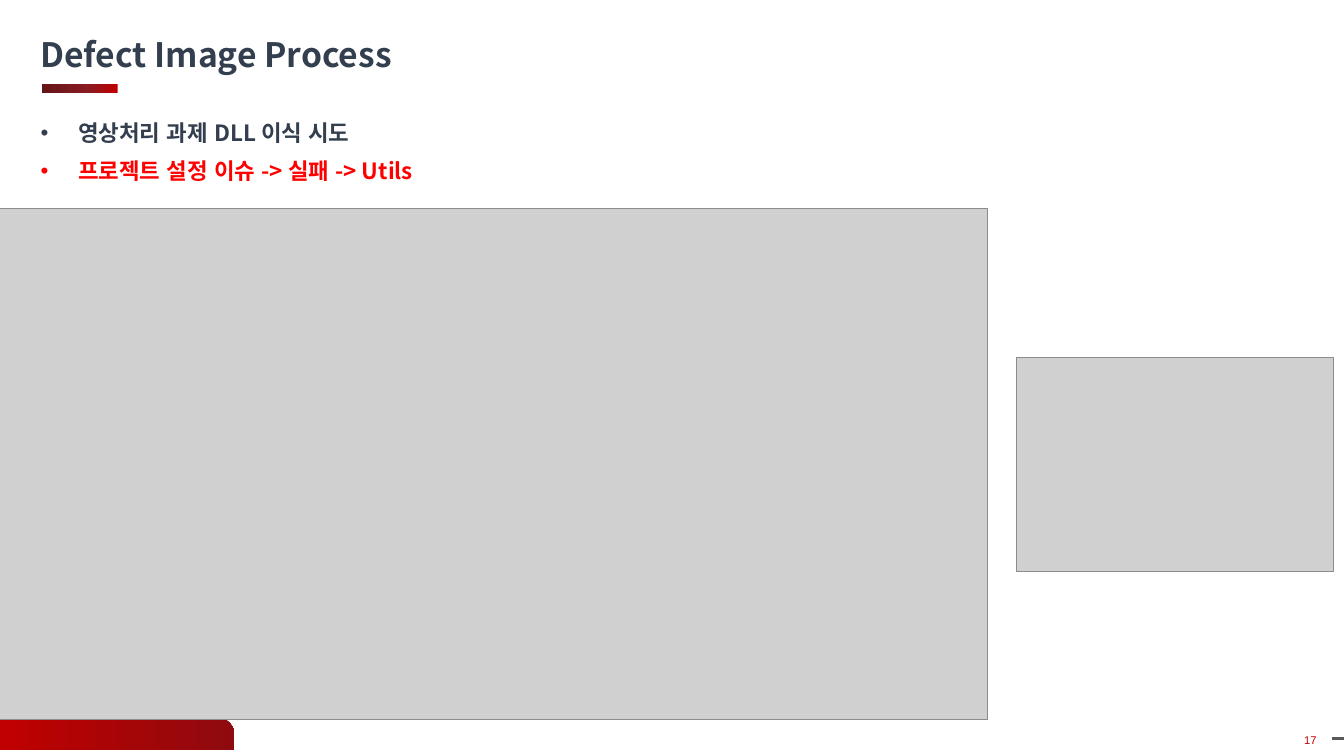
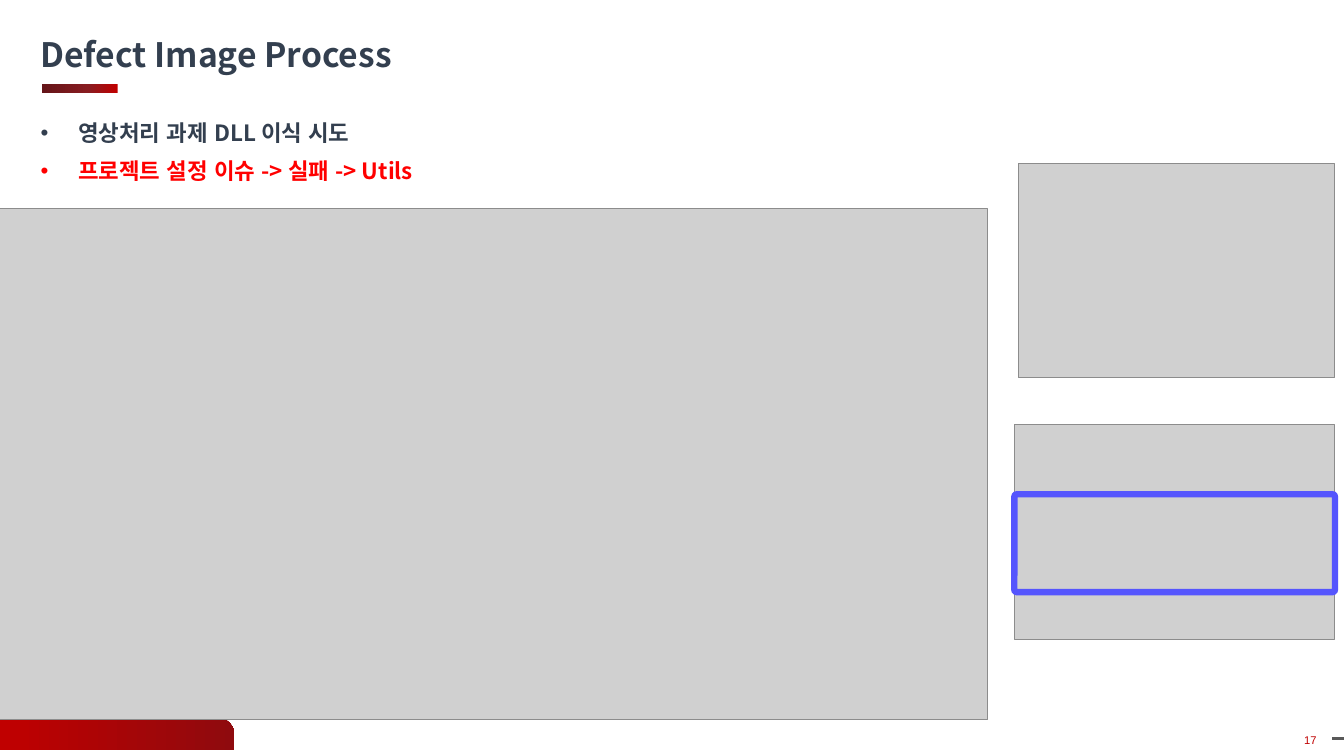
Before and after one commit to gyoon88/KlarfViewer, a slide deck: slide 17 of Docs/12주차_과제_발표_안광윤.pptx. Drawn at 1344x756 pixels with LibreOffice and Linux fonts; fonts in the diff are those of the drawing; grey boxes stand for pictures; background and template pictures are left out. Boxes give left, top, right and bottom in pixels: in the first picture for what was removed or moved away, otherwise in the second. Text is boxed around its words. In the diff, an @@ line names an element or a change of style, - is before the commit and + after.

```diff
--- a/Docs/12주차_과제_발표_안광윤.pptx
+++ b/Docs/12주차_과제_발표_안광윤.pptx
@@ picture: place and size @@
-picture at (1017, 358, 1334, 572)
+picture at (1018, 164, 1335, 378)
@@ picture added at (1014, 425, 1335, 639) @@
@@ rounded rectangle added at (1014, 494, 1335, 592), outline #5555FD 4.5 pt @@
```
Also in this commit, not shown: 2 other slides changed, 7 other files.
